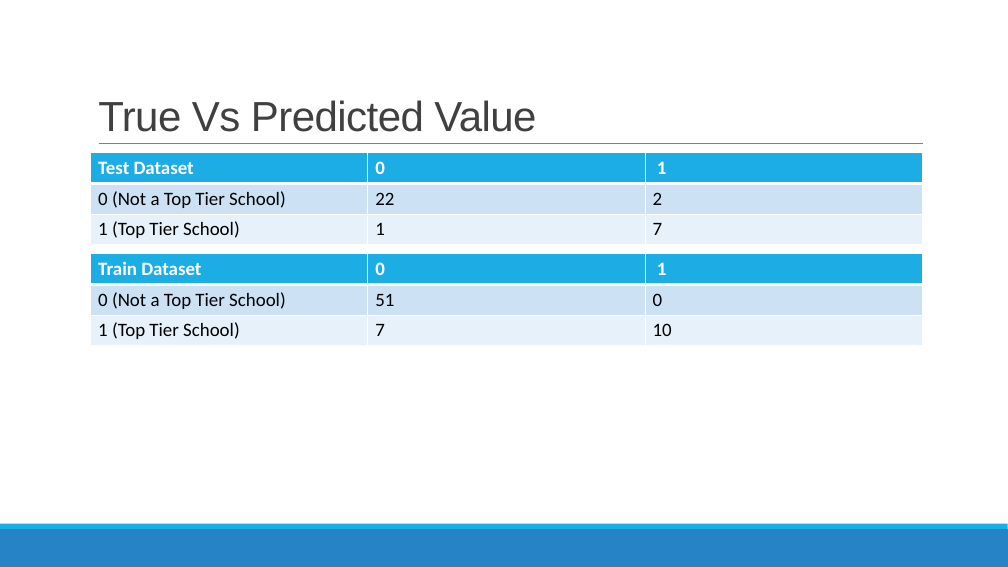
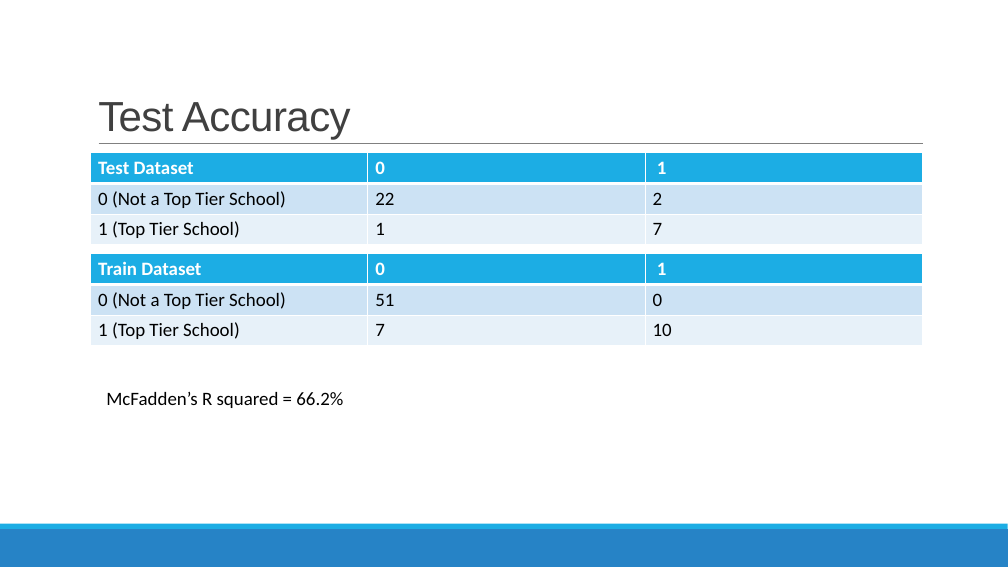
Before and after one commit to nycdatasci/bootcamp006_project, a slide deck: slide 13 of Project3-WebScraping/NandaRajarathinam/Business School Tier Prediction - Logistic Regression.pptx. Drawn at 1008x567 pixels with LibreOffice and Linux fonts; fonts in the diff are those of the drawing. Boxes give left, top, right and bottom in pixels: in the first picture for what was removed or moved away, otherwise in the second. Text is boxed around its words. In the diff, an @@ line names an element or a change of style, - is before the commit and + after.

```diff
--- a/Project3-WebScraping/NandaRajarathinam/Business School Tier Prediction - Logistic Regression.pptx
+++ b/Project3-WebScraping/NandaRajarathinam/Business School Tier Prediction - Logistic Regression.pptx
@@ title at (98,102,351,139): text changed @@
-True Vs Predicted Value
+Test Accuracy
@@ text added at (106,392,343,408), 18 pt, text #000000 @@
+McFadden’s R squared = 66.2%
```
Also in this commit, not shown: 1 other slide changed, 1 slide added.
